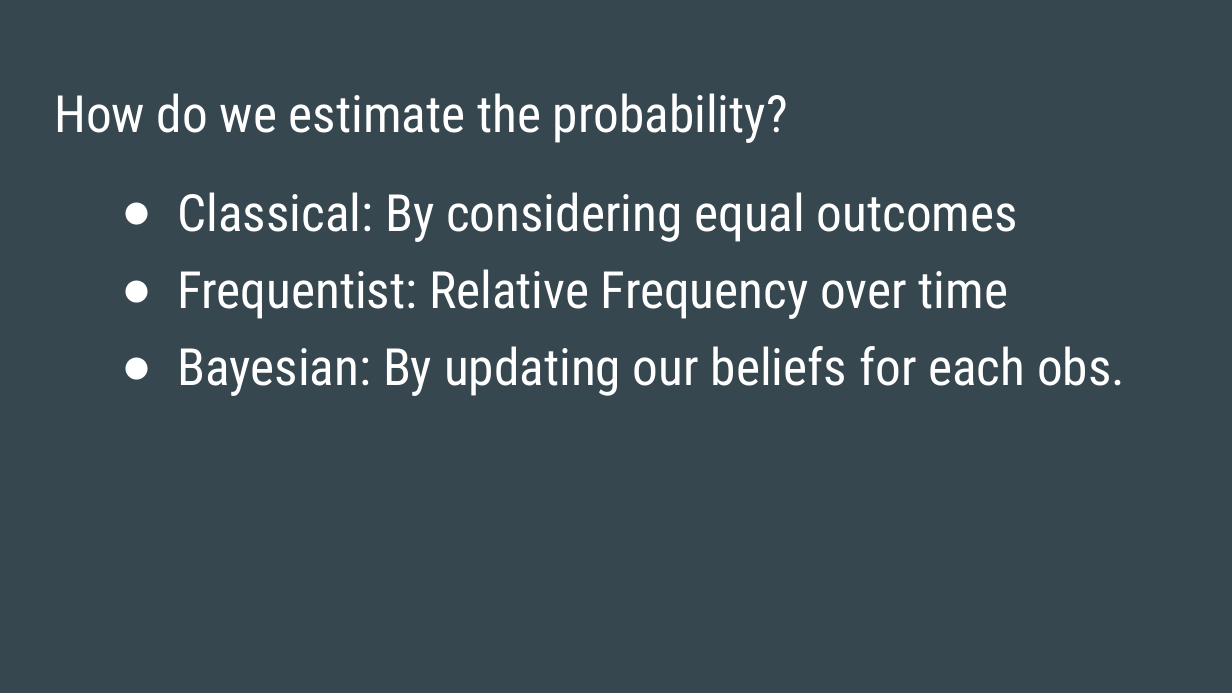
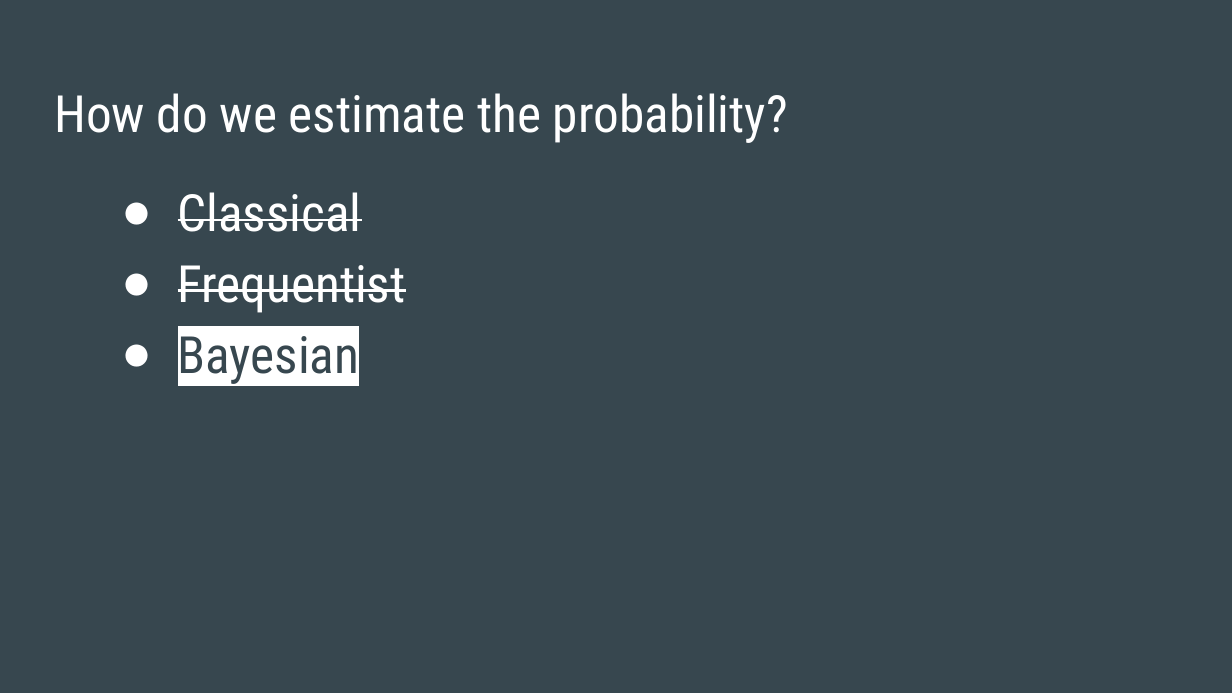
Before and after one commit to SThornewillvE/Hamburg_DS_Meetup_Bayesian-Stats_Intro, a slide deck: slide 16 of slides/intro_to_bayes_slides.pptx (slide 10 before the commit). Drawn at 1232x693 pixels with LibreOffice and Linux fonts; fonts in the diff are those of the drawing. Boxes give left, top, right and bottom in pixels: in the first picture for what was removed or moved away, otherwise in the second. Text is boxed around its words. In the diff, an @@ line names an element or a change of style, - is before the commit and + after.

Commit message:
Continue with slides: Why to learn bayesian stats

```diff
--- a/slides/intro_to_bayes_slides.pptx
+++ b/slides/intro_to_bayes_slides.pptx
@@ text at [178, 192, 406, 385]: text changed @@
-● Classical: By considering equal outcomes
+● Classical
+● Frequentist
+● Bayesian
@@ text removed at [178, 269, 1008, 319] @@
-● Frequentist: Relative Frequency over time
@@ text removed at [178, 346, 1125, 396] @@
-● Bayesian: By updating our beliefs for each obs.
```
Also in this commit, not shown: 1 other slide changed, 8 slides added, 2 slides removed, 1 other file.
